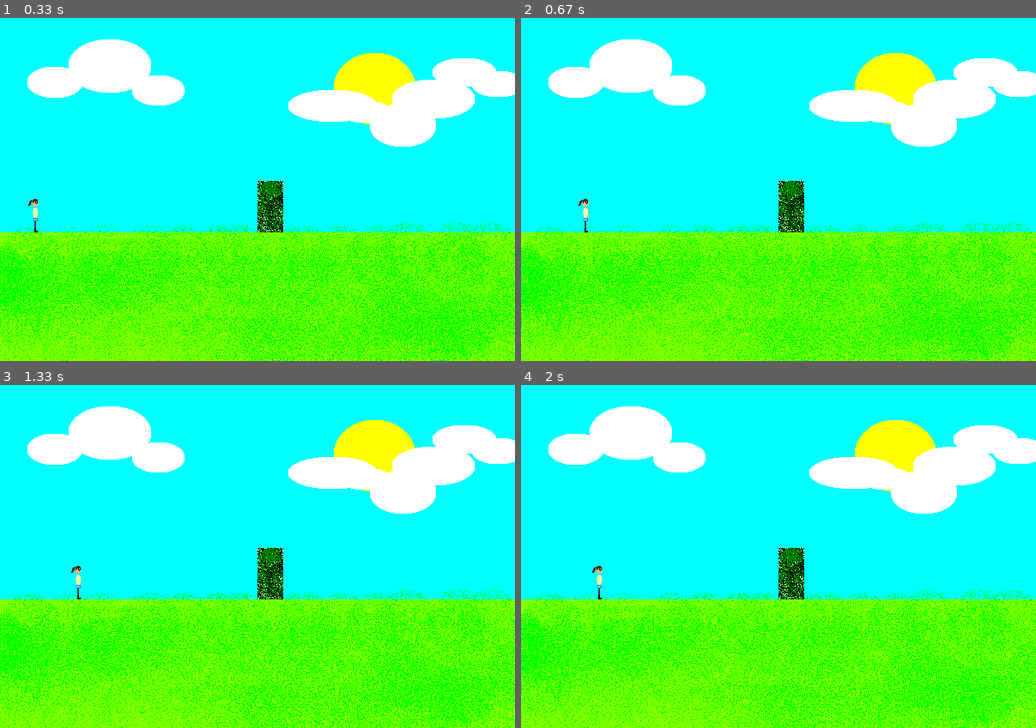
Above: before the commit, frames 1-4 (two rows, left to right).
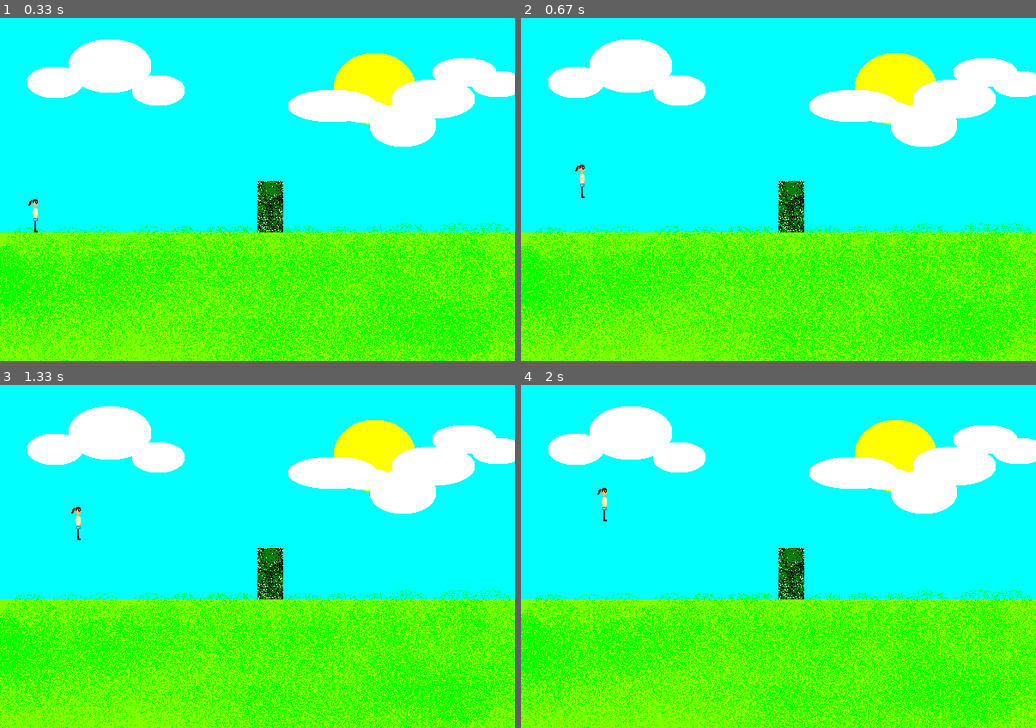
Above: after the commit, the same moments.

Repository: nagellack/SarahGame
Game: pygame game, started from Project/main.py
Two runs of this game, one before a commit and one after it. Both use one fixed random seed, a clock stepped at 60 frames per second and the inputs below. The source is Python 2; it was converted automatically to run under Python 3.
Inputs:
- Up to frame 1 (0.33 s): no input
- Up to frame 2 (0.67 s): hold Space from 0.33 s (still down); hold Right from 0.33 s (still down)
- Up to frame 3 (1.33 s): release Space at 0.8 s; release Right at 0.8 s; hold Right 0.83-1.3 s; tap Space at 0.9, 1.2 s
- Up to frame 4 (2 s): hold Right 1.33-1.8 s; tap Space at 1.4, 1.7, 1.9 s; hold Left from 1.83 s (still down)

Frame 1 is identical in both runs. In frame 2, 0.1% of the frame differs, in the area x 10-14%, y 42-63%; in frame 3, 0.1%; in frame 4, 0.1%.

Commit message:
jump fix

Diff:
--- a/Project/Charactor.py
+++ b/Project/Charactor.py
@@ -15,7 +15,6 @@
 
     def gravity(self, sector):
         if self.isjumping==0:
-            print 'gravity'
             newy = self.y+2
             if sector.hasObstacle([self.x,newy],self.width,self.height)==0:
                 self.y = newy
@@ -24,21 +23,51 @@
         return 1
 
     def jump(self,sector):
-
         newy = self.y - self.jumpheight #(self.isjumping/2 - (self.maximumjumpheight)**0.5 )**2-self.maximumjumpheight
         if sector.hasObstacle([self.x,newy],self.width,self.height)==0:
             self.y = newy
         else:
+            self.isjumping=0
             return 0
         self.isjumping += 1
-        if self.isjumping == 9:
+        print self.isjumping
+        if self.isjumping >= 9:
+            self.isjumping=0
+        return 1
+
+    def jumpright(self,sector):
+        newy = self.y - self.jumpheight #(self.isjumping/2 - (self.maximumjumpheight)**0.5 )**2-self.maximumjumpheight
+        newx = self.x+self.steplength
+
+        if sector.hasObstacle([newx,newy],self.width,self.height)==0:
+            self.y = newy
+            self.x = newx
+        else:
+            self.isjumping=0
+            return 0
+        self.isjumping += 1
+        if self.isjumping >= 9:
+            self.isjumping=0
+        return 1
+
+    def jumpleft(self,sector):
+        newy = self.y - self.jumpheight #(self.isjumping/2 - (self.maximumjumpheight)**0.5 )**2-self.maximumjumpheight
+        newx = self.x-self.steplength
+
+        if sector.hasObstacle([newx,newy],self.width,self.height)==0:
+            self.y = newy
+            self.x = newx
+        else:
+            self.isjumping=0
+            return 0
+        self.isjumping += 1
+        if self.isjumping >= 9:
             self.isjumping=0
         return 1
 
 
     def move(self,direction,sector):
         #check if with steplength 2 and jumheight 2 you can make a move in direction
-
         if direction == "Right":
             newx = self.x + self.steplength
             newy = self.y
@@ -46,6 +75,8 @@
                 self.x = newx
                 self.y = newy
             else:
+                self.gravity(sector)
+                self.isjumping=0
                 return 0
 
         if direction == "Left":
@@ -55,6 +86,8 @@
                 self.x = newx
                 self.y = newy
             else:
+                self.gravity(sector)
+                self.isjumping=0
                 return 0
         if direction == "Up":
             newx = self.x
@@ -63,6 +96,8 @@
                 self.x = newx
                 self.y = newy
             else:
+                self.gravity(sector)
+                self.isjumping=0
                 return 0
         if direction == "Down":
             newx = self.x
@@ -71,27 +106,8 @@
                 self.x = newx
                 self.y = newy
             else:
+                self.gravity(sector)
+                self.isjumping=0
                 return 0
-        if direction == "RightUp" or direction == "UpRight":
-            newx = self.x + self.steplength
-            newy = self.y - self.jumpheight #(self.isjumping/2 - (self.maximumjumpheight)**0.5 )**2-self.maximumjumpheight
-            if sector.hasObstacle([newx,newy],self.width,self.height)==0:
-                self.x = newx
-                self.y = newy
-            else:
-                return 0
-            self.isjumping += 1
-            if self.isjumping == 9:
-                self.isjumping=0
-        if direction == "LeftUp" or direction == "UpLeft":
-            newx = self.x - self.steplength
-            newy = self.y - self.jumpheight #(self.isjumping/2 - (self.maximumjumpheight)**0.5 )**2-self.maximumjumpheight
-            if sector.hasObstacle([newx,newy],self.width,self.height)==0:
-                self.x = newx
-                self.y = newy
-            else:
-                return 0
-            self.isjumping += 1
-            if self.isjumping == 9:
-                self.isjumping=0
+
         return 1
--- a/Project/Game.py
+++ b/Project/Game.py
@@ -49,3 +49,11 @@
             currentS = self.getCurrentSectors()
             if self.charactor.jump(currentS):
                 self.evManager.post("MoveEvent")
+        elif event == "JumpRight":
+            currentS = self.getCurrentSectors()
+            if self.charactor.jumpright(currentS):
+                self.evManager.post("MoveEvent")
+        elif event == "JumpLeft":
+            currentS = self.getCurrentSectors()
+            if self.charactor.jumpleft(currentS):
+                self.evManager.post("MoveEvent")
--- a/Project/KeyboardController.py
+++ b/Project/KeyboardController.py
@@ -14,13 +14,13 @@
         if event=="TickEvent":
             self.evManager.post('Gravity')
             if self.jumpstarted!=0:
+                evj = "Jump"
                 key = pygame.key.get_pressed()
-                ev = 'Jump'
                 if key[K_RIGHT]:
-                    ev="RightUpRequest"
+                    evj="JumpRight"
                 if key[K_LEFT]:
-                    ev="LeftUpRequest"
-                self.evManager.post(ev)
+                    evj="JumpLeft"
+                self.evManager.post(evj)
                 self.jumpstarted +=1
                 if self.jumpstarted==10:
                     self.jumpstarted=0
@@ -34,9 +34,17 @@
                     ev = QuitEvent()
                 if event.type == KEYDOWN and event.key == K_RIGHT:
                     ev = "RightRequest"
-                if event.type == KEYDOWN and event.key == K_UP:
+                if event.type == KEYDOWN and event.key == K_SPACE:
                     if self.jumpstarted==0:
                         self.jumpstarted = 1
+                    """ev = "UpRequest"
+                    print 'upreq'
+                    key = pygame.key.get_pressed()
+                    if key[K_RIGHT]:
+                        ev="RightUpRequest"
+                        print 'here'
+                    if key[K_LEFT]:
+                        ev="LeftUpRequest" """
                 if event.type == KEYDOWN and event.key == K_DOWN:
                     ev='DownRequest'
 
--- a/Project/Sector.py
+++ b/Project/Sector.py
@@ -30,4 +30,4 @@
                 possibility = 0
             else:
                 return 1
-        return possibility
+        return 0
